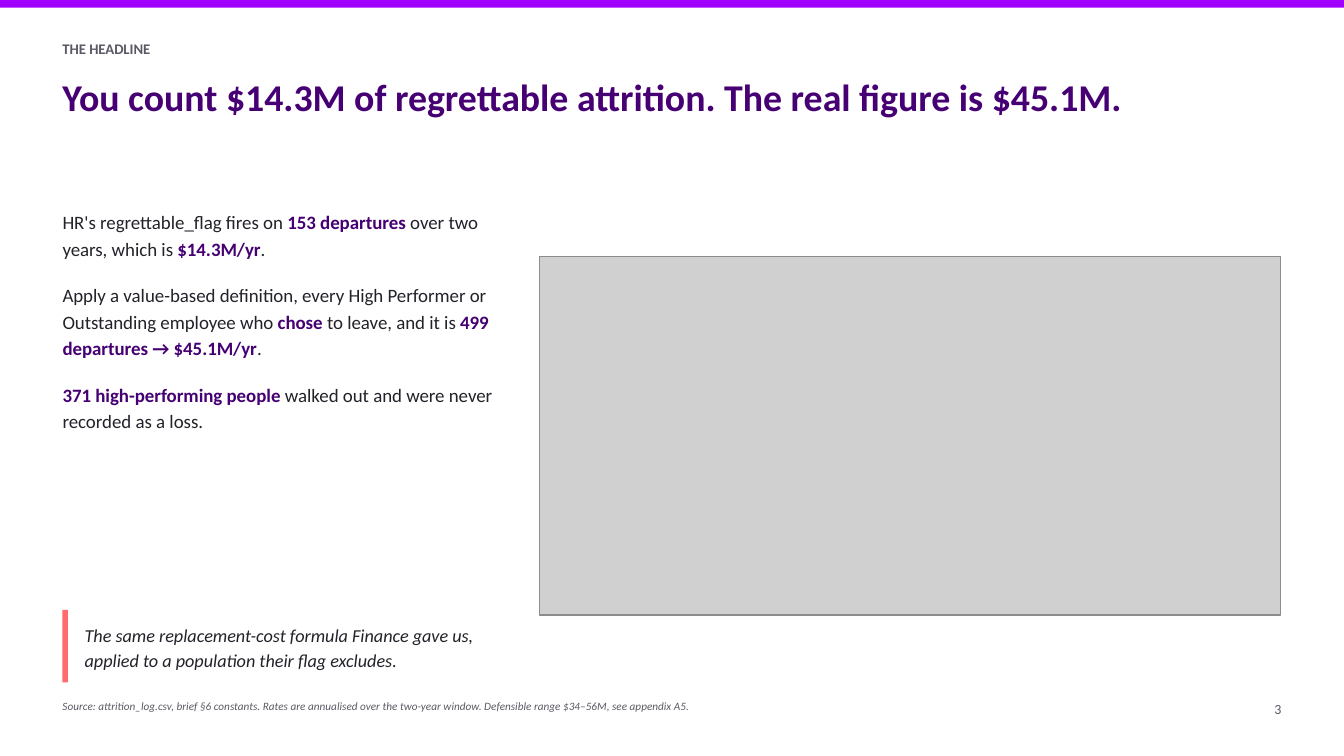
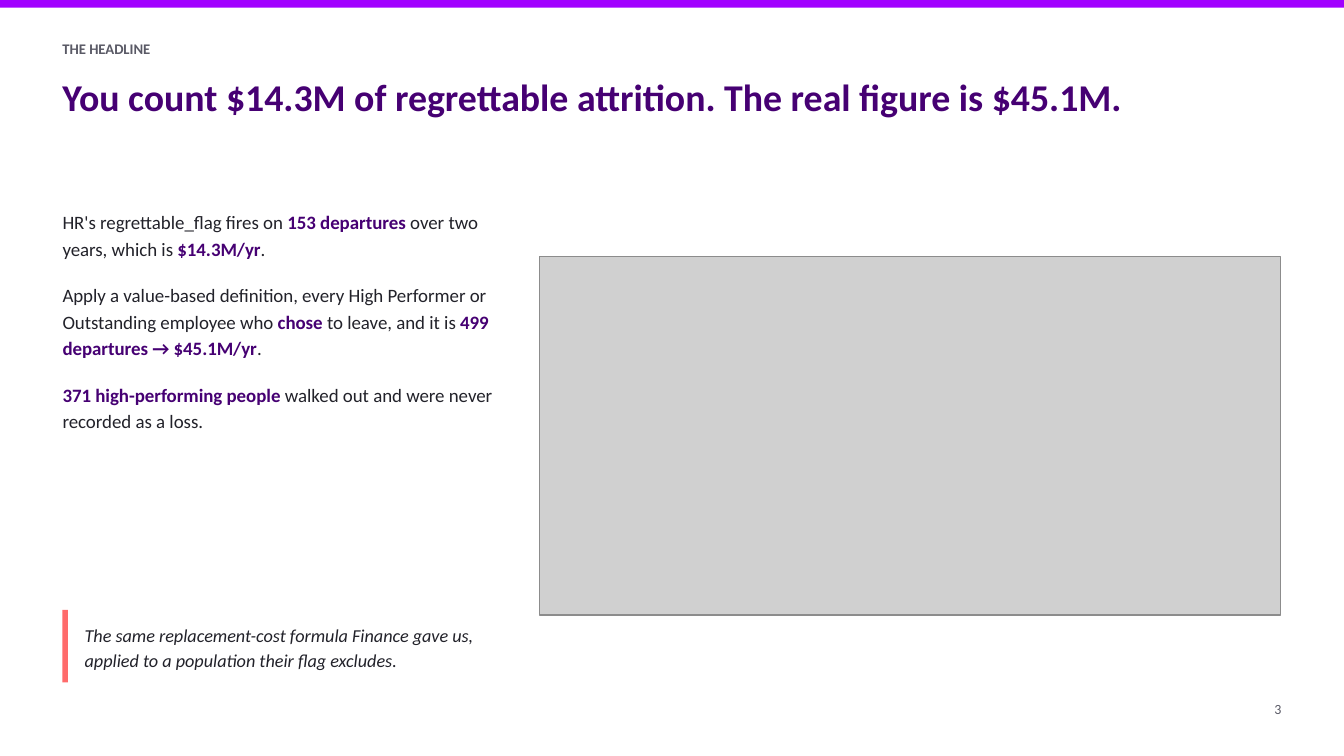
Before and after one commit to athxrva21/subaa_datathon, a slide deck: slide 3 of deck/NovaCorp_deck.pptx. Drawn at 1344x756 pixels with LibreOffice and Linux fonts; fonts in the diff are those of the drawing; grey boxes stand for pictures. Boxes give left, top, right and bottom in pixels: in the first picture for what was removed or moved away, otherwise in the second. Text is boxed around its words. In the diff, an @@ line names an element or a change of style, - is before the commit and + after.

```diff
--- a/deck/NovaCorp_deck.pptx
+++ b/deck/NovaCorp_deck.pptx
@@ text removed at (62,702,689,712) @@
-Source: attrition_log.csv, brief §6 constants. Rates are annualised over the two-year window. Defensible range $34–56M, see appendix A5.
```
Also in this commit, not shown: 14 other slides changed, 3 other files.
